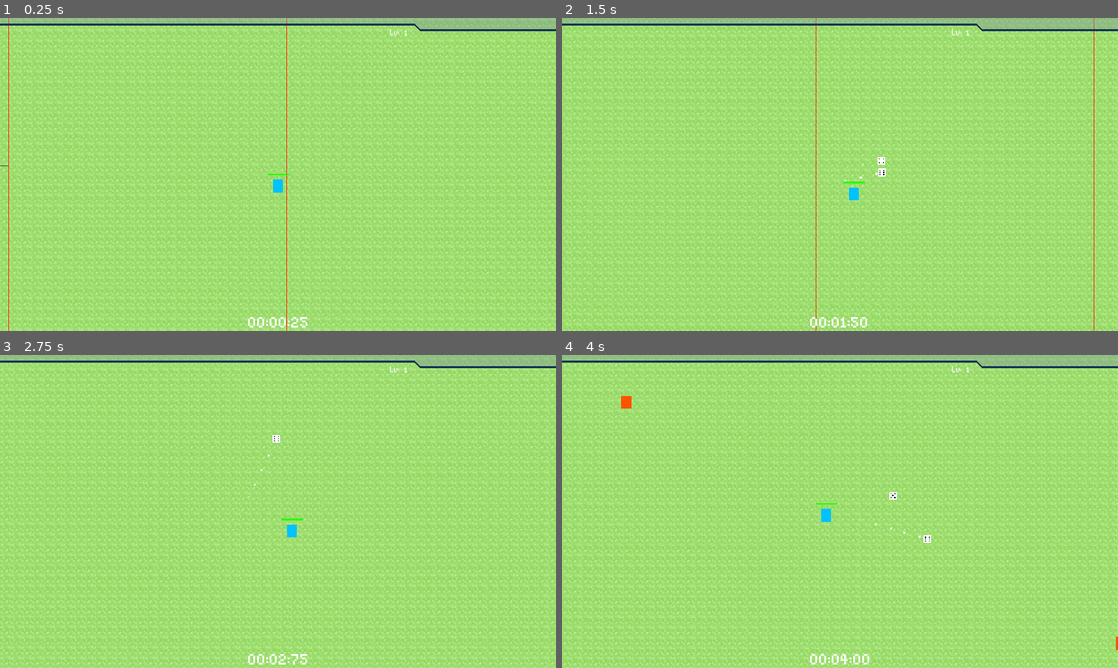
Above: before the commit, frames 1-4 (two rows, left to right).
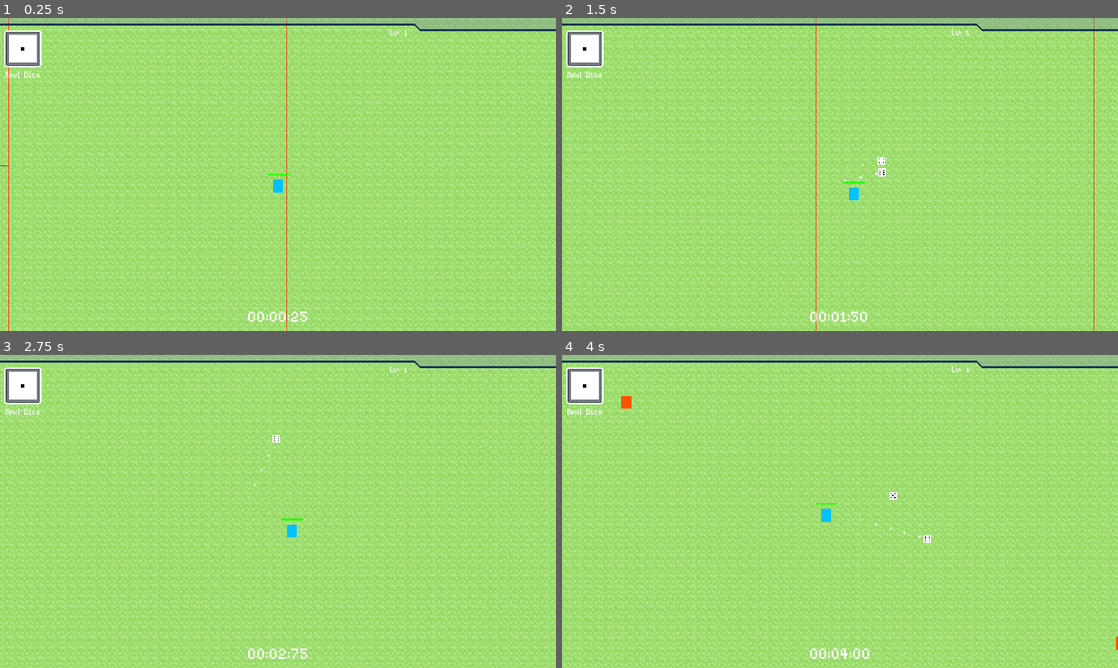
Above: after the commit, the same moments.

Repository: Xalph555/Fate-Overturned
Game: Godot game, scene res://Levels/MainMap/MainMap.tscn
The game is run twice, just before and just after one commit, with the same random seed, the same clock (stepped at 60 frames per second) and the same inputs.
Inputs (mouse positions are in pixels of both pictures, inside the frame that each line leads up to):
- Up to frame 1 (0.25 s): no input
- Up to frame 2 (1.5 s): tap Enter at 0.5 s; move the mouse to (962, 158) at 0.52 s; press the mouse at (962, 158) at 0.53 s; hold D (move_right) 0.53-1.28 s; move the mouse to (728, 190) at 1.27 s; release the mouse at (728, 190) at 1.28 s; hold S (move_down) from 1.28 s (still down); click (728, 190) at 1.35 s
- Up to frame 3 (2.75 s): move the mouse to (333, 442) at 2.02 s; release S (move_down) at 2.03 s; press the mouse at (333, 442) at 2.03 s; hold D (move_right) from 2.03 s (still down)
- Up to frame 4 (4 s): move the mouse to (812, 574) at 2.77 s; release D (move_right) at 2.78 s; release the mouse at (812, 574) at 2.78 s; hold W (move_up) 2.78-3.53 s; click (812, 574) at 2.85 s; move the mouse to (1006, 558) at 3.52 s; press the mouse at (1006, 558) at 3.53 s; hold A (move_left) from 3.53 s (still down)

The runs differ from the first frame. In frame 1, 1.1% of the frame differs, in the area x 0-56%, y 4-99%; in frame 2, 1.1%; in frame 3, 1.1%; in frame 4, 1.1%.

Commit message:
Added Dice Indicator

Diff:
--- /dev/null
+++ b/Common/UI/Fonts/UIBodyLarge.tres
@@ -0,0 +1,8 @@
+[gd_resource type="DynamicFont" load_steps=2 format=2]
+
+[ext_resource path="res://Common/UI/Fonts/SinsGold.ttf" type="DynamicFontData" id=1]
+
+[resource]
+size = 72
+use_mipmaps = true
+font_data = ExtResource( 1 )
--- /dev/null
+++ b/Common/UI/GameOverUI/GameOverUI.gd
@@ -0,0 +1,5 @@
+extends Control
+
+
+func _ready() -> void:
+	pass
--- /dev/null
+++ b/Common/UI/GameOverUI/GameOverUI.tscn
@@ -0,0 +1,58 @@
+[gd_scene load_steps=3 format=2]
+
+[ext_resource path="res://Common/UI/Fonts/UIBodyLarge.tres" type="DynamicFont" id=1]
+[ext_resource path="res://Common/UI/Fonts/TitleFont.tres" type="DynamicFont" id=2]
+
+[node name="GameOverUI" type="Control"]
+anchor_right = 1.0
+anchor_bottom = 1.0
+
+[node name="ColorRect" type="ColorRect" parent="."]
+anchor_right = 1.0
+anchor_bottom = 1.0
+color = Color( 0, 0, 0, 0.741176 )
+
+[node name="VBoxContainer" type="VBoxContainer" parent="."]
+anchor_right = 1.0
+anchor_bottom = 1.0
+custom_constants/separation = 60
+alignment = 1
+
+[node name="Title" type="Label" parent="VBoxContainer"]
+margin_top = 364.0
+margin_right = 1920.0
+margin_bottom = 476.0
+custom_fonts/font = ExtResource( 2 )
+text = "Game Over!"
+align = 1
+valign = 1
+
+[node name="Score" type="Label" parent="VBoxContainer"]
+margin_top = 536.0
+margin_right = 1920.0
+margin_bottom = 593.0
+custom_fonts/font = ExtResource( 1 )
+text = "Score: 0000"
+align = 1
+valign = 1
+
+[node name="HBoxContainer" type="HBoxContainer" parent="VBoxContainer"]
+margin_top = 653.0
+margin_right = 1920.0
+margin_bottom = 716.0
+custom_constants/separation = 60
+alignment = 1
+
+[node name="PlayAgain" type="Button" parent="VBoxContainer/HBoxContainer"]
+margin_left = 765.0
+margin_right = 876.0
+margin_bottom = 63.0
+custom_fonts/font = ExtResource( 1 )
+text = "Retry"
+
+[node name="MainMenu" type="Button" parent="VBoxContainer/HBoxContainer"]
+margin_left = 936.0
+margin_right = 1155.0
+margin_bottom = 63.0
+custom_fonts/font = ExtResource( 1 )
+text = "Main Menu"
--- a/Common/UI/PlayerUI/ExpBar/ExpBar.gd
+++ b/Common/UI/PlayerUI/ExpBar/ExpBar.gd
@@ -13,7 +13,7 @@
 
 # Functions
 # ------------------------------------
-func _ready() -> void:
+func init_ui() -> void:
 	self.max_value = player_stats.max_experience
 	self.value = 0.0
 	level_text.text = "Lv: " + str(player_stats.current_level)
--- /dev/null
+++ b/Common/UI/PlayerUI/NextDiceIndicator/NextDiceIndicator.gd
@@ -0,0 +1,19 @@
+# NextDiceIndicatorUI
+# -----------------------------------
+extends VBoxContainer
+class_name NextDiceIndicatorUI
+
+
+# Variables
+# -----------------------------------
+export(NodePath) onready var dice_icon = get_node(dice_icon) as TextureRect
+
+
+# Functions
+# ----------------------------------------
+func init_ui() -> void:
+	get_tree().get_nodes_in_group("Player")[0].dice_bag.connect("new_current_dice", self, "_on_new_current_dice")
+
+
+func _on_new_current_dice(new_dice : DiceResource) -> void:
+	dice_icon.texture = new_dice.dice_icon
--- /dev/null
+++ b/Common/UI/PlayerUI/NextDiceIndicator/NextDiceIndicator.tscn
@@ -0,0 +1,37 @@
+[gd_scene load_steps=6 format=2]
+
+[ext_resource path="res://Common/Dice/Projectiles/D6/D6Icon.png" type="Texture" id=1]
+[ext_resource path="res://Common/UI/PlayerUI/NextDiceIndicator/DiceIndicatorSprite.png" type="Texture" id=2]
+[ext_resource path="res://Common/UI/Fonts/SinsGold.ttf" type="DynamicFontData" id=3]
+[ext_resource path="res://Common/UI/PlayerUI/NextDiceIndicator/NextDiceIndicator.gd" type="Script" id=4]
+
+[sub_resource type="DynamicFont" id=1]
+size = 48
+use_mipmaps = true
+font_data = ExtResource( 3 )
+
+[node name="NextDiceIndicator" type="VBoxContainer"]
+margin_right = 128.0
+margin_bottom = 146.0
+script = ExtResource( 4 )
+dice_icon = NodePath("TextureRect/DiceIcon")
+
+[node name="TextureRect" type="TextureRect" parent="."]
+margin_right = 128.0
+margin_bottom = 128.0
+texture = ExtResource( 2 )
+
+[node name="DiceIcon" type="TextureRect" parent="TextureRect"]
+anchor_right = 1.0
+anchor_bottom = 1.0
+texture = ExtResource( 1 )
+stretch_mode = 4
+
+[node name="Label" type="Label" parent="."]
+margin_top = 132.0
+margin_right = 128.0
+margin_bottom = 170.0
+custom_fonts/font = SubResource( 1 )
+text = "Next Dice"
+align = 1
+valign = 1
--- /dev/null
+++ b/Common/UI/PlayerUI/PlayerUI.gd
@@ -0,0 +1,28 @@
+# PlayerUI
+# -----------------------------------
+extends Control
+class_name PlayerUI
+
+
+# Variables
+# -----------------------------------
+export(NodePath) var exp_bar_path
+export(NodePath) var time_counter_path
+export(NodePath) var dice_indicator_path
+
+
+
+# Functions
+# ----------------------------------------
+func init_ui() -> void:
+	if exp_bar_path:
+		var exp_bar = get_node(exp_bar_path)
+		exp_bar.init_ui()
+
+	if time_counter_path:
+		var timer_counter = get_node(time_counter_path)
+		timer_counter.init_ui()
+
+	if dice_indicator_path:
+		var dice_indicator = get_node(dice_indicator_path)
+		dice_indicator.init_ui()
--- a/Common/UI/PlayerUI/PlayerUI.tscn
+++ b/Common/UI/PlayerUI/PlayerUI.tscn
@@ -1,12 +1,18 @@
-[gd_scene load_steps=3 format=2]
+[gd_scene load_steps=5 format=2]
 
 [ext_resource path="res://Common/UI/PlayerUI/ExpBar/ExpBar.tscn" type="PackedScene" id=1]
 [ext_resource path="res://Common/UI/PlayerUI/TimeCounter/TimeCounter.tscn" type="PackedScene" id=2]
+[ext_resource path="res://Common/UI/PlayerUI/NextDiceIndicator/NextDiceIndicator.tscn" type="PackedScene" id=3]
+[ext_resource path="res://Common/UI/PlayerUI/PlayerUI.gd" type="Script" id=4]
 
 [node name="PlayerUI" type="Control"]
 anchor_right = 1.0
 anchor_bottom = 1.0
 mouse_filter = 2
+script = ExtResource( 4 )
+exp_bar_path = NodePath("ExpBar")
+time_counter_path = NodePath("TimeCounter")
+dice_indicator_path = NodePath("NextDiceIndicator")
 
 [node name="ExpBar" parent="." instance=ExtResource( 1 )]
 
@@ -16,6 +22,12 @@
 anchor_right = 0.5
 anchor_bottom = 1.0
 margin_left = -102.0
-margin_top = -76.0
+margin_top = -95.0
 margin_right = 102.0
-margin_bottom = 0.0
+margin_bottom = -19.0
+
+[node name="NextDiceIndicator" parent="." instance=ExtResource( 3 )]
+margin_left = 15.0
+margin_top = 42.0
+margin_right = 143.0
+margin_bottom = 212.0
--- a/Common/UI/PlayerUI/TimeCounter/TimeCounter.gd
+++ b/Common/UI/PlayerUI/TimeCounter/TimeCounter.gd
@@ -6,7 +6,7 @@
 
 # Functions
 # ------------------------------------
-func _ready() -> void:
+func init_ui() -> void:
 	GameEvents.connect("time_updated", self, "_on_time_updated")
 
 
--- a/Common/UI/UIManager.gd
+++ b/Common/UI/UIManager.gd
@@ -8,18 +8,23 @@
 # -----------------------------------
 export(NodePath) var player_hp_bar
 export(NodePath) var level_up_ui
+export(NodePath) var player_ui
 
 
 
 # Functions
 # ----------------------------------------
 func _ready() -> void:
+	yield(get_tree(), "idle_frame")
+
 	if player_hp_bar:
 		var hp_bar = get_node(player_hp_bar)
-
 		hp_bar.init_ui()
 
 	if level_up_ui:
 		var level_up = get_node(level_up_ui)
+		level_up.init_ui()
 
-		level_up.init_ui()
+	if player_ui:
+		var p_ui = get_node(player_ui)
+		p_ui.init_ui()
--- a/Levels/MainMap/MainMap.tscn
+++ b/Levels/MainMap/MainMap.tscn
@@ -20,6 +20,7 @@
 script = ExtResource( 7 )
 player_hp_bar = NodePath("PlayerHPBar")
 level_up_ui = NodePath("LevelUpUI")
+player_ui = NodePath("PlayerUI")
 
 [node name="PlayerUI" parent="UIManager" instance=ExtResource( 4 )]
 
--- a/project.godot
+++ b/project.godot
@@ -79,6 +79,11 @@
 "language": "GDScript",
 "path": "res://Common/UI/LevelUpUI/LevelUpUI.gd"
 }, {
+"base": "VBoxContainer",
+"class": "NextDiceIndicatorUI",
+"language": "GDScript",
+"path": "res://Common/UI/PlayerUI/NextDiceIndicator/NextDiceIndicator.gd"
+}, {
 "base": "KinematicBody2D",
 "class": "Player",
 "language": "GDScript",
@@ -93,6 +98,11 @@
 "class": "PlayerStats",
 "language": "GDScript",
 "path": "res://Common/Player/PlayerStats.gd"
+}, {
+"base": "Control",
+"class": "PlayerUI",
+"language": "GDScript",
+"path": "res://Common/UI/PlayerUI/PlayerUI.gd"
 }, {
 "base": "Label",
 "class": "TimeCounterUI",
@@ -119,9 +129,11 @@
 "HurtBox": "",
 "LevelManager": "",
 "LevelUpUI": "",
+"NextDiceIndicatorUI": "",
 "Player": "",
 "PlayerHPBarUI": "",
 "PlayerStats": "",
+"PlayerUI": "",
 "TimeCounterUI": "",
 "UIManager": ""
 }
Binary file added: Common/UI/PlayerUI/NextDiceIndicator/DiceIndicatorSprite.png
Not shown, added: Common/UI/PlayerUI/NextDiceIndicator/DiceIndicatorSprite.png.import
